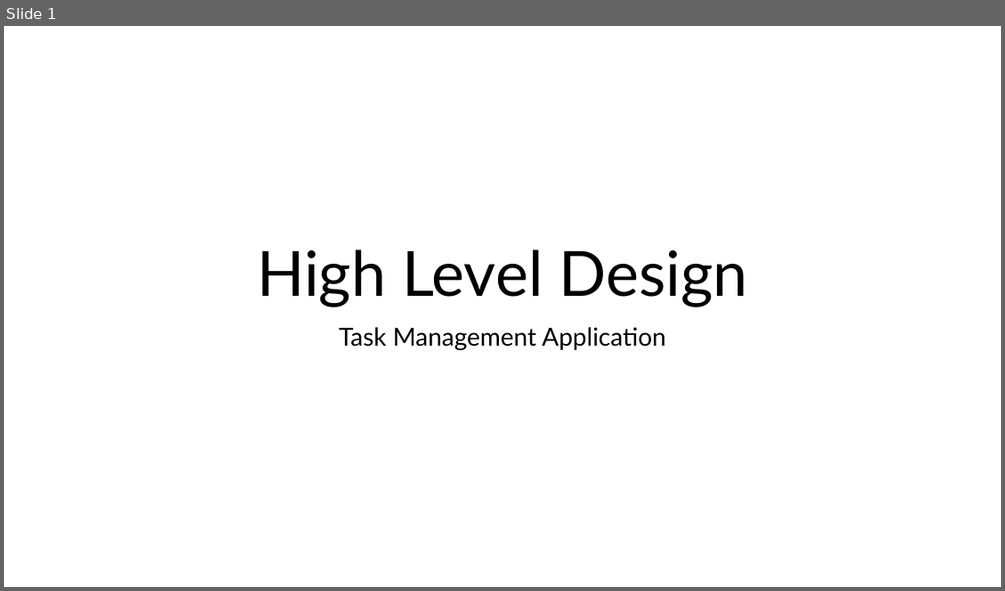
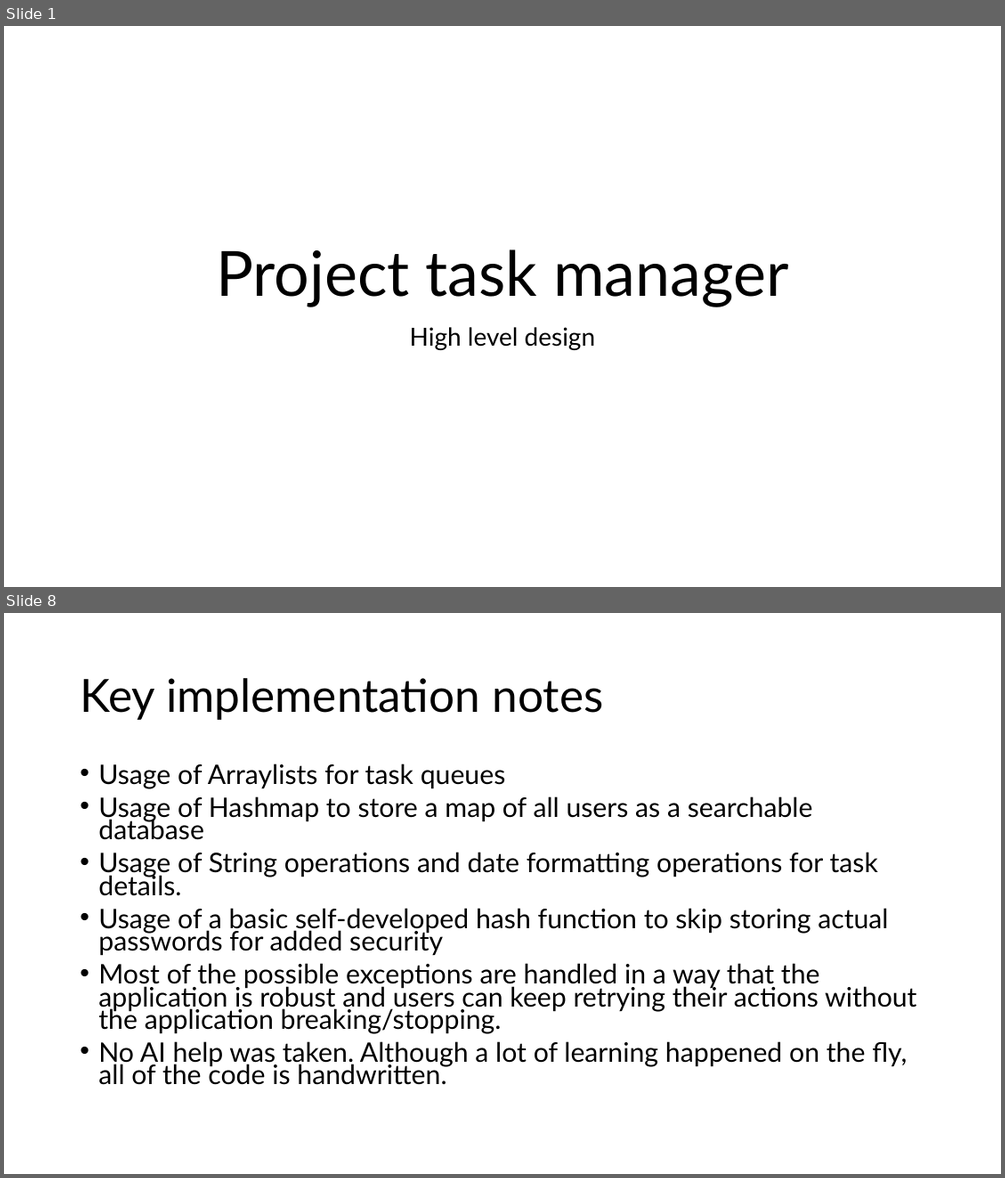
Before and after one commit to Avinash-p/Project-Task-Tracker, a slide deck: resources/High Level Design.pptx. Shown one above the other, each under a label of ours: slide 1 before the commit, slides 1 and 8 after it; the slides between them are not shown. The pictures are 1005x591 and 1005x1178 pixels, drawn with LibreOffice and Linux fonts; fonts in the diff are those of the drawing. Boxes give left, top, right and bottom in pixels: in the first picture for what was removed or moved away, otherwise in the second. Text is boxed around its words. In the diff, an @@ line names an element or a change of style, - is before the commit and + after.

```diff
--- a/resources/High Level Design.pptx
+++ b/resources/High Level Design.pptx
@@ slide 8 added at (x1=4, y1=613, x2=1001, y2=1174), background #FFFFFF @@
@@ title added at (x1=80, y1=678, x2=603, y2=720), 44 pt, text #000000 @@
+Key implementation notes
@@ text added at (x1=98, y1=763, x2=916, y2=1085), 25.9 pt, text #000000 @@
+• Usage of Arraylists for task queues
+• Usage of Hashmap to store a map of all users as a searchable database
+• Usage of String operations and date formatting operations for task details.
+• Usage of a basic self-developed hash function to skip storing actual passwords for added security
+• Most of the possible exceptions are handled in a way that the application is robust and users can keep retrying their actions without the application breaking/stopping.
+• No AI help was taken. Although a lot of learning happened on the fly, all of the code is handwritten.
@@ slide 1 changed as well @@
@@ title at (x1=216, y1=249, x2=788, y2=307): text changed @@
-High Level Design
+Project task manager
@@ subtitle at (x1=410, y1=327, x2=595, y2=350): text changed @@
-Task Management Application
+High level design
```
Also in this commit, not shown: 2 other slides changed, 5 other slides added, 6 other files.
